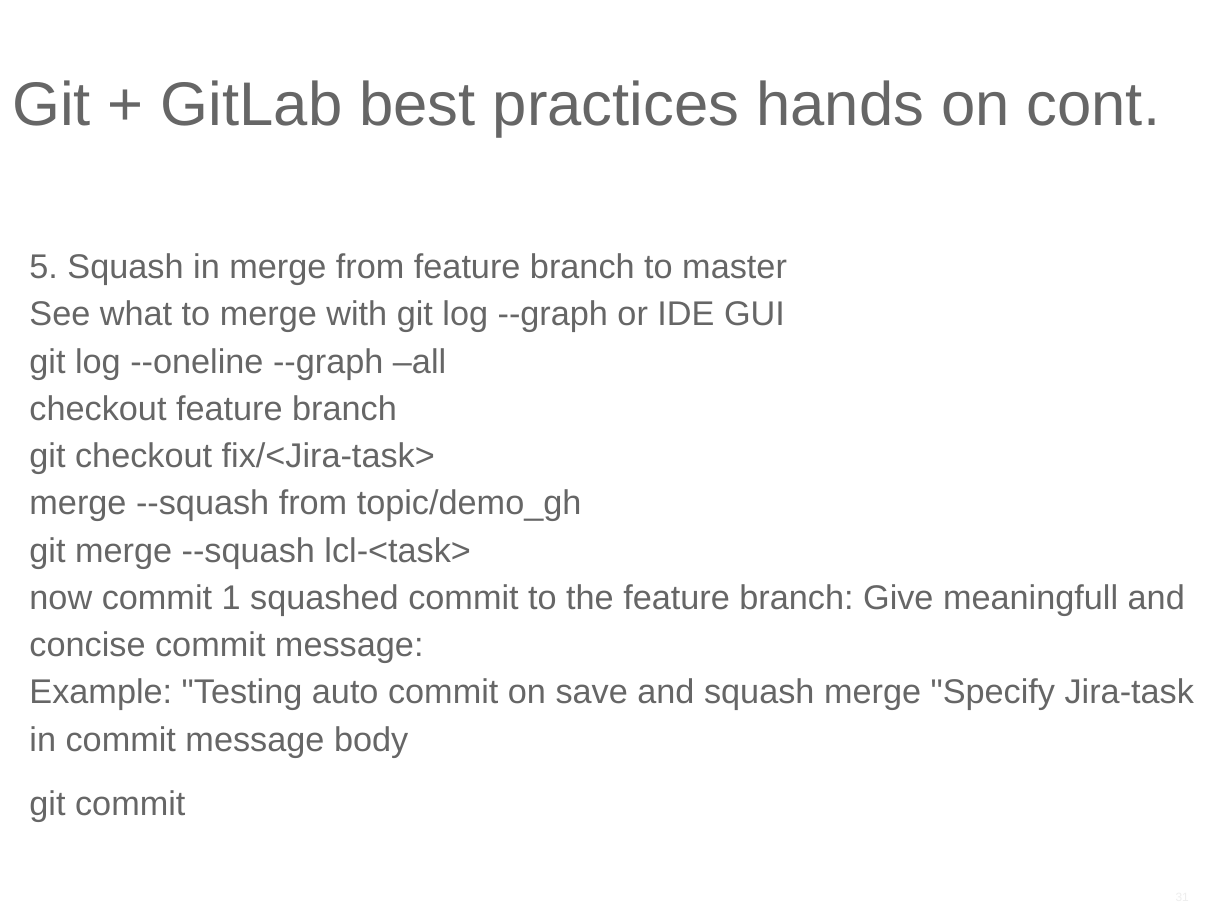
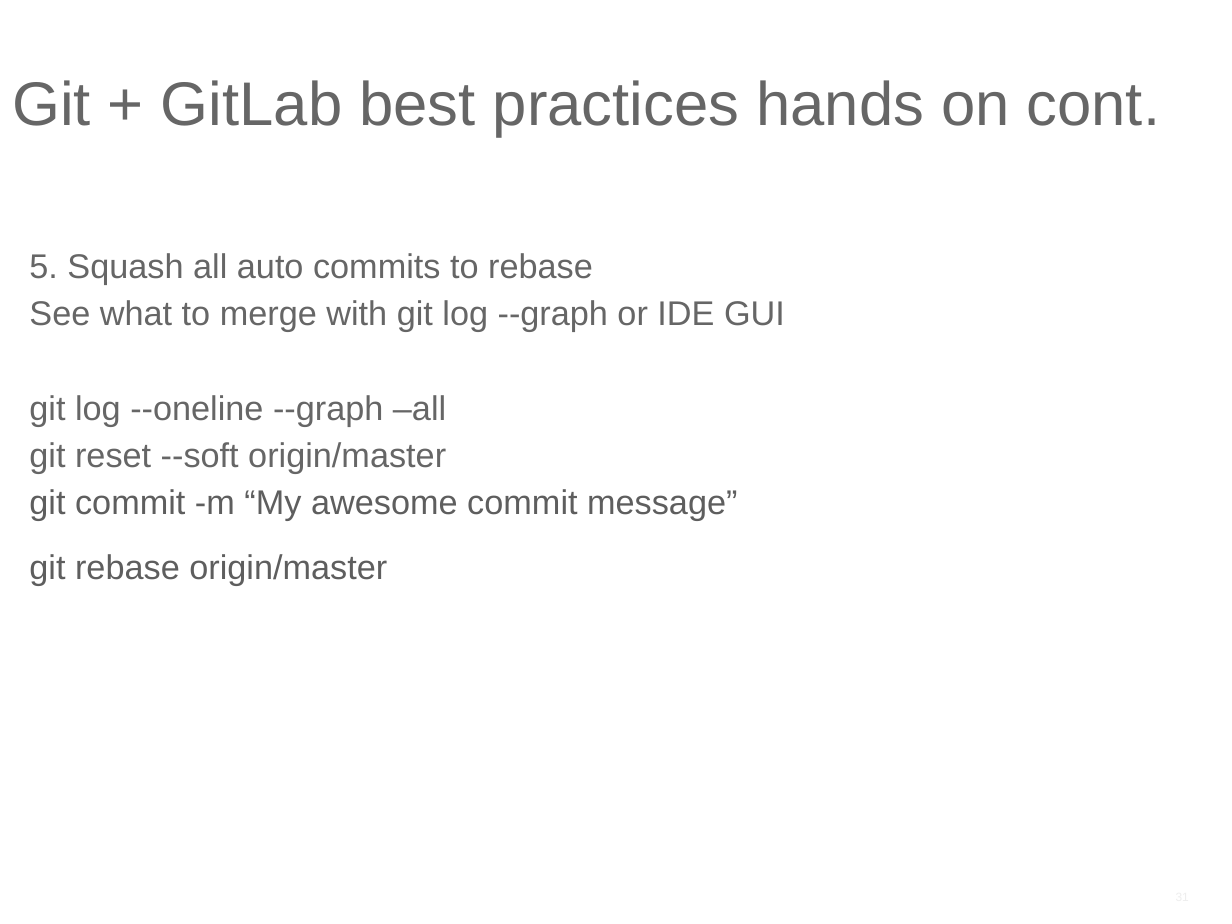
Before and after one commit to ilyaro/mysite, a slide deck: slide 31 of WorkStuff/Courses/Git/Git_Gitlab_Best_Practices/Git_Gitlab_BestPractices.pptx. Drawn at 1232x924 pixels with LibreOffice and Linux fonts; fonts in the diff are those of the drawing. Boxes give left, top, right and bottom in pixels: in the first picture for what was removed or moved away, otherwise in the second. Text is boxed around its words. In the diff, an @@ line names an element or a change of style, - is before the commit and + after.

Commit message:
last version of best practices from CKP

```diff
--- a/WorkStuff/Courses/Git/Git_Gitlab_Best_Practices/Git_Gitlab_BestPractices.pptx
+++ b/WorkStuff/Courses/Git/Git_Gitlab_Best_Practices/Git_Gitlab_BestPractices.pptx
@@ text at (29, 253, 785, 585): text changed @@
-5. Squash in merge from feature branch to master
-See what to merge with git log --graph or IDE GUI
-git log --oneline --graph –all
-checkout feature branch
-git checkout fix/<Jira-task>
-merge --squash from topic/demo_gh
-git merge --squash lcl-<task>
-now commit 1 squashed commit to the feature branch: Give meaningfull and concise commit message:
-Example: "Testing auto commit on save and squash merge "Specify Jira-task in commit message body
-git commit
+5. Squash all auto commits to rebase
+See what to merge with git log --graph or IDE GUI
+git log --oneline --graph –all
+git reset --soft origin/master
+git commit -m “My awesome commit message”
+git rebase origin/master
```
Also in this commit, not shown: 14 other slides changed, 6 slides added, 1 slide removed.
